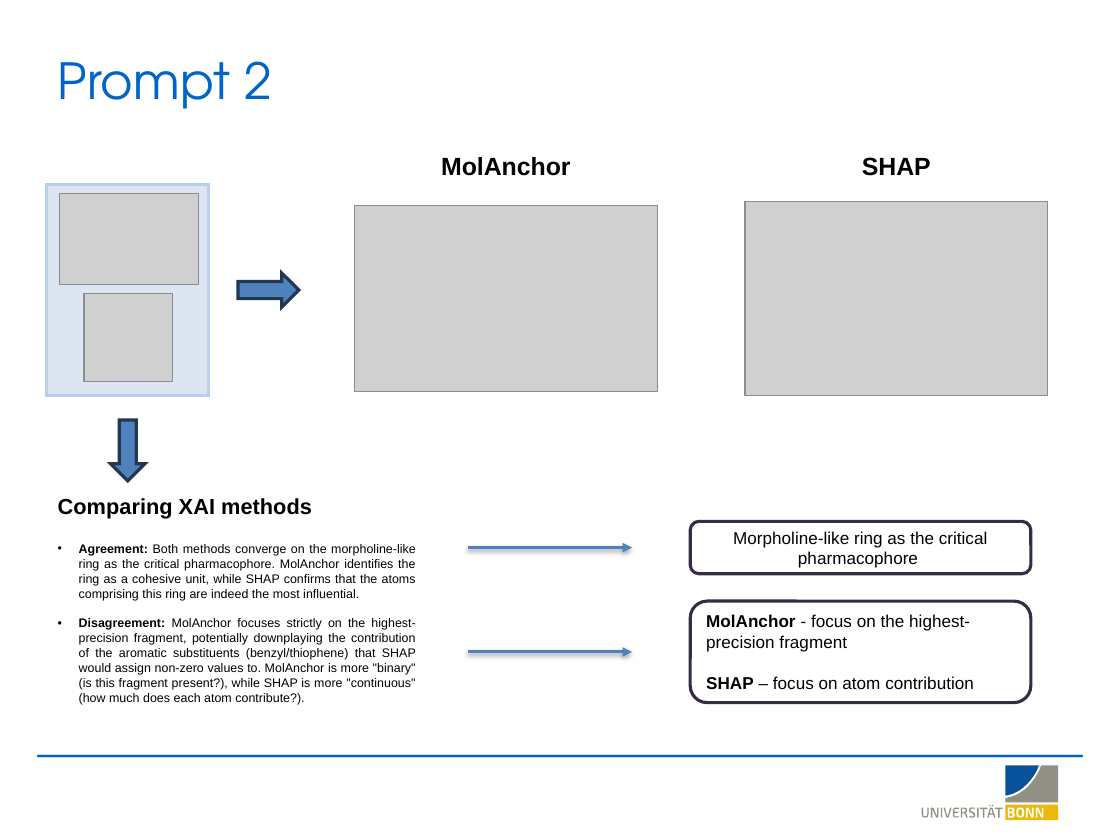
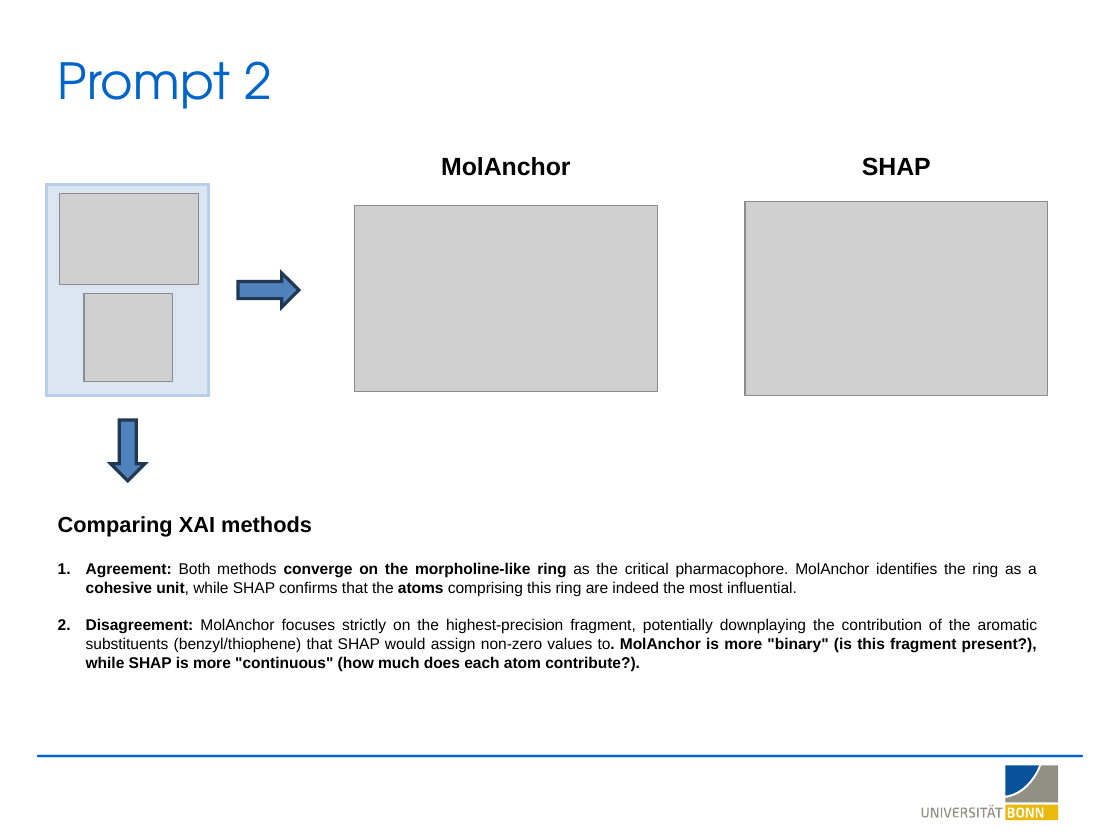
Before and after one commit to LSI-Uni-Bonn/ChemicHAL, a slide deck: slide 10 of slides/AI_Agent_Explainability.pptx (slide 8 before the commit). Drawn at 1120x840 pixels with LibreOffice and Linux fonts; fonts in the diff are those of the drawing; grey boxes stand for pictures; background and template pictures are left out. Boxes give left, top, right and bottom in pixels: in the first picture for what was removed or moved away, otherwise in the second. Text is boxed around its words. In the diff, an @@ line names an element or a change of style, - is before the commit and + after.

```diff
--- a/slides/AI_Agent_Explainability.pptx
+++ b/slides/AI_Agent_Explainability.pptx
@@ text "Comparing XAI methods": place and size @@
-text "Comparing XAI methods" at bbox=[58, 498, 416, 705]
+text "Comparing XAI methods" at bbox=[58, 516, 1038, 671]
@@ text at bbox=[86, 562, 1038, 671]: size 8 to 10 pt; bold on in "converge on the morpholine-like ring cohesive unit, ...", "to. MolAnchor is more "binary" (is this ..."; bullet • to 1. @@
@@ group removed at bbox=[468, 521, 1030, 703]: 2 arrows, 2 rounded rectangles @@
-Morpholine-like ring as the critical pharmacophore
-MolAnchor - focus on the highest-precision fragment
-SHAP – focus on atom contribution
```
Also in this commit, not shown: 9 other slides changed, 3 slides added, 2 slides removed.
